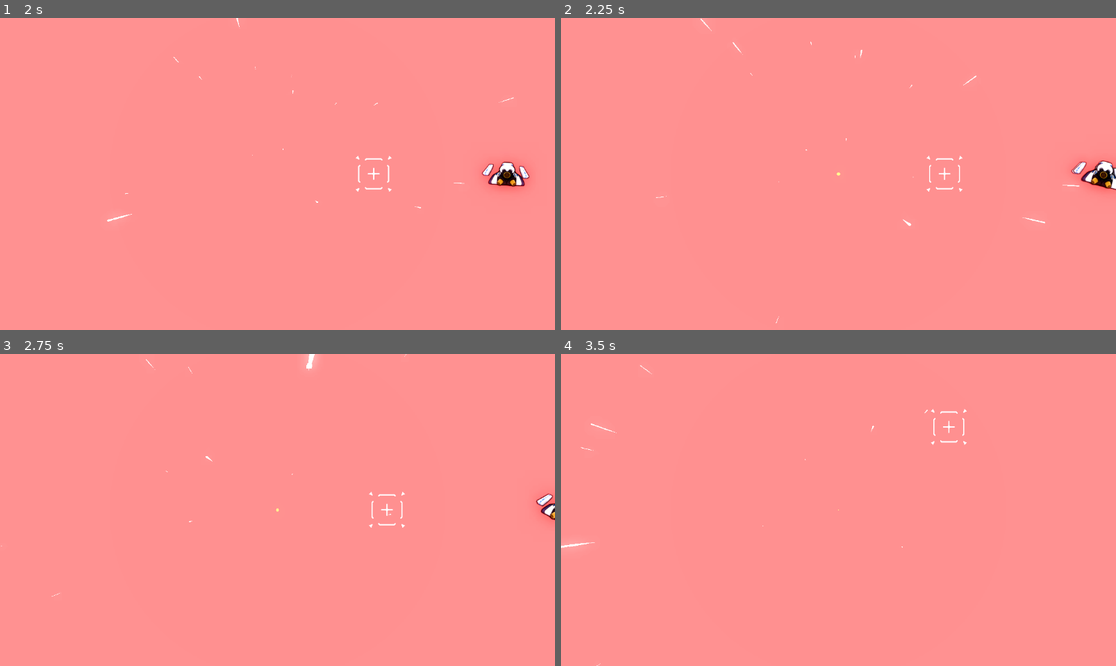
Above: before the commit, frames 1-4 (two rows, left to right).
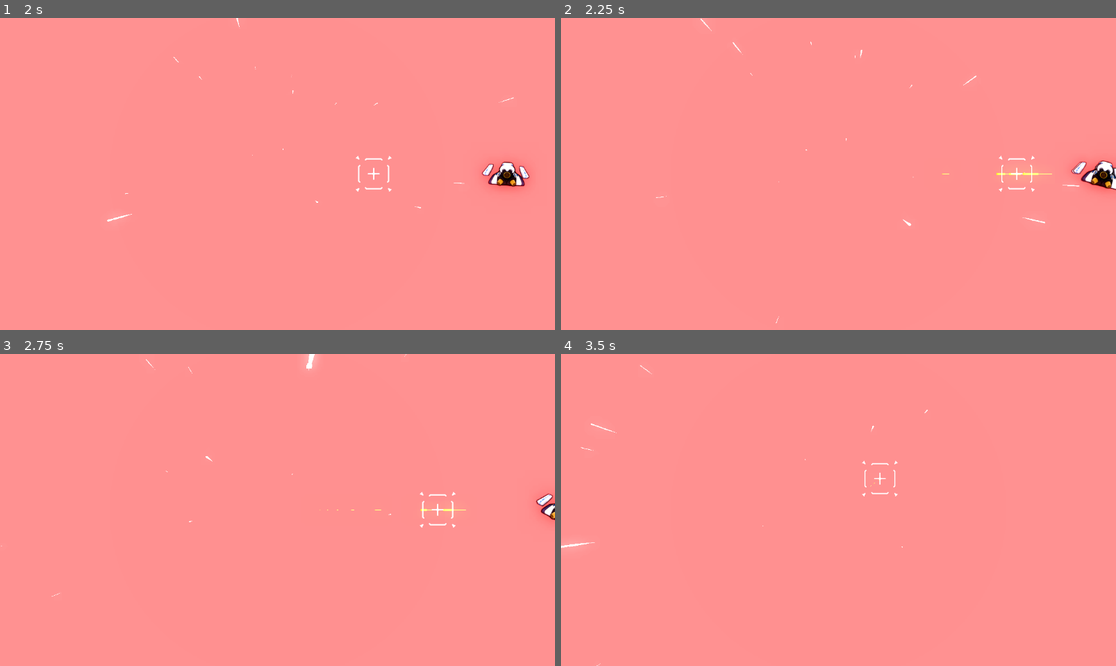
Above: after the commit, the same moments.

Repository: MotiTohu/bool-let
Game: Godot game, scene res://Main.tscn
Same seed, same stepped clock (60 frames per second), same inputs: the game is played once before the commit and once after it.
Inputs:
- Up to frame 1 (2 s): hold D (right) 0.53-1.28 s; tap F (change_shoot_mode) at 0.6 s; hold Shift (back) from 1.28 s (still down); tap Ctrl (front) at 1.35 s
- Up to frame 2 (2.25 s): release Shift (back) at 2.03 s; hold D (right) from 2.03 s (still down); hold Space (shoot) from 2.03 s (still down)
- Up to frame 3 (2.75 s): keep holding D (right); keep holding Space (shoot)
- Up to frame 4 (3.5 s): release D (right) at 2.78 s; release Space (shoot) at 2.78 s; hold W (up) from 2.78 s (still down); tap F (change_shoot_mode) at 2.85 s

Frame 1 is identical in both runs. In frame 2, 0.3% of the frame differs, in the area x 49-89%, y 44-56%; in frame 3, 0.3%, in the area x 49-84%, y 44-56%; in frame 4, 0.2%.

Commit message:
fix bullet bug

Diff:
--- a/shooting-3d/scenes/Bullet.tscn
+++ b/shooting-3d/scenes/Bullet.tscn
@@ -1,34 +1,33 @@
-[gd_scene load_steps=4 format=3 uid="uid://b2draqjl0wjyt"]
+[gd_scene load_steps=4 format=3 uid="uid://c6fm0nm00aan5"]
 
-[ext_resource type="Script" path="res://scenes/Bullet.gd" id="1_4dgen"]
+[ext_resource type="Script" path="res://scenes/Bullet.gd" id="1_y72qa"]
 
-[sub_resource type="BoxShape3D" id="BoxShape3D_aksn2"]
+[sub_resource type="BoxShape3D" id="BoxShape3D_758oy"]
 size = Vector3(0.1, 0.1, 0.2)
 
-[sub_resource type="StandardMaterial3D" id="StandardMaterial3D_1v0tx"]
+[sub_resource type="StandardMaterial3D" id="StandardMaterial3D_wqm4t"]
 metallic = 1.0
 metallic_specular = 0.0
 emission_enabled = true
-emission = Color(0.940281, 0.534208, 0, 1)
+emission = Color(0.941176, 1, 0, 1)
 emission_energy_multiplier = 5.0
 grow = true
 grow_amount = 0.05
 
-[node name="bullet" type="CharacterBody3D"]
-transform = Transform3D(1, 0, 0, 0, 1, 0, 0, 0, 1, 0, 0, -2.05)
-top_level = true
-collision_layer = 4
-collision_mask = 6
-script = ExtResource("1_4dgen")
+[node name="Bullet" type="CharacterBody3D"]
+transform = Transform3D(1, 0, 0, 0, 1, 0, 0, 0, 1, 0, 0, -1.98493)
+collision_layer = 2
+collision_mask = 2
+script = ExtResource("1_y72qa")
 
 [node name="CollisionShape3D" type="CollisionShape3D" parent="."]
 transform = Transform3D(1, 0, 0, 0, 1, 0, 0, 0, 1, 0, 0, -1)
-shape = SubResource("BoxShape3D_aksn2")
+shape = SubResource("BoxShape3D_758oy")
 
 [node name="CSGCylinder3D" type="CSGCylinder3D" parent="."]
-transform = Transform3D(1, 0, 0, 0, -4.37114e-08, -1, 0, 1, -4.37114e-08, 0, 0, -1.05)
-radius = 0.04
+transform = Transform3D(1, 0, 0, 0, -4.37114e-08, -1, 0, 1, -4.37114e-08, 0, 0, 0.432582)
+radius = 0.01
 height = 6.0
 sides = 6
 cone = true
-material = SubResource("StandardMaterial3D_1v0tx")
+material = SubResource("StandardMaterial3D_wqm4t")
--- a/shooting-3d/scenes/EnemyBullet.gd
+++ b/shooting-3d/scenes/EnemyBullet.gd
@@ -1,7 +1,6 @@
 extends CharacterBody3D
 
 @export var SPEED := 600.0
-
 func _physics_process(delta:float)->void:
 	for i in get_slide_collision_count():
 		var col := get_slide_collision(i).get_collider()
